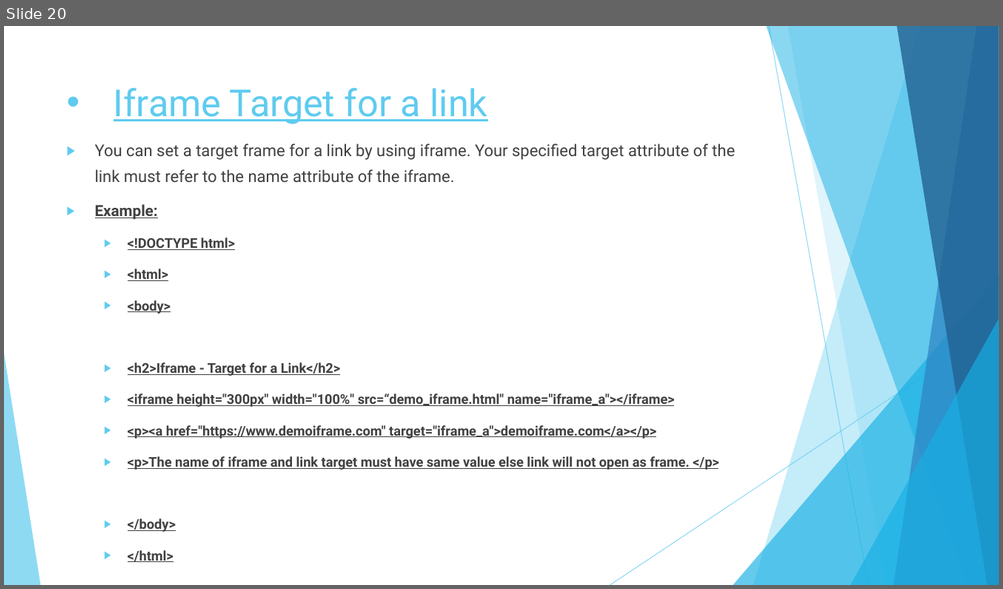
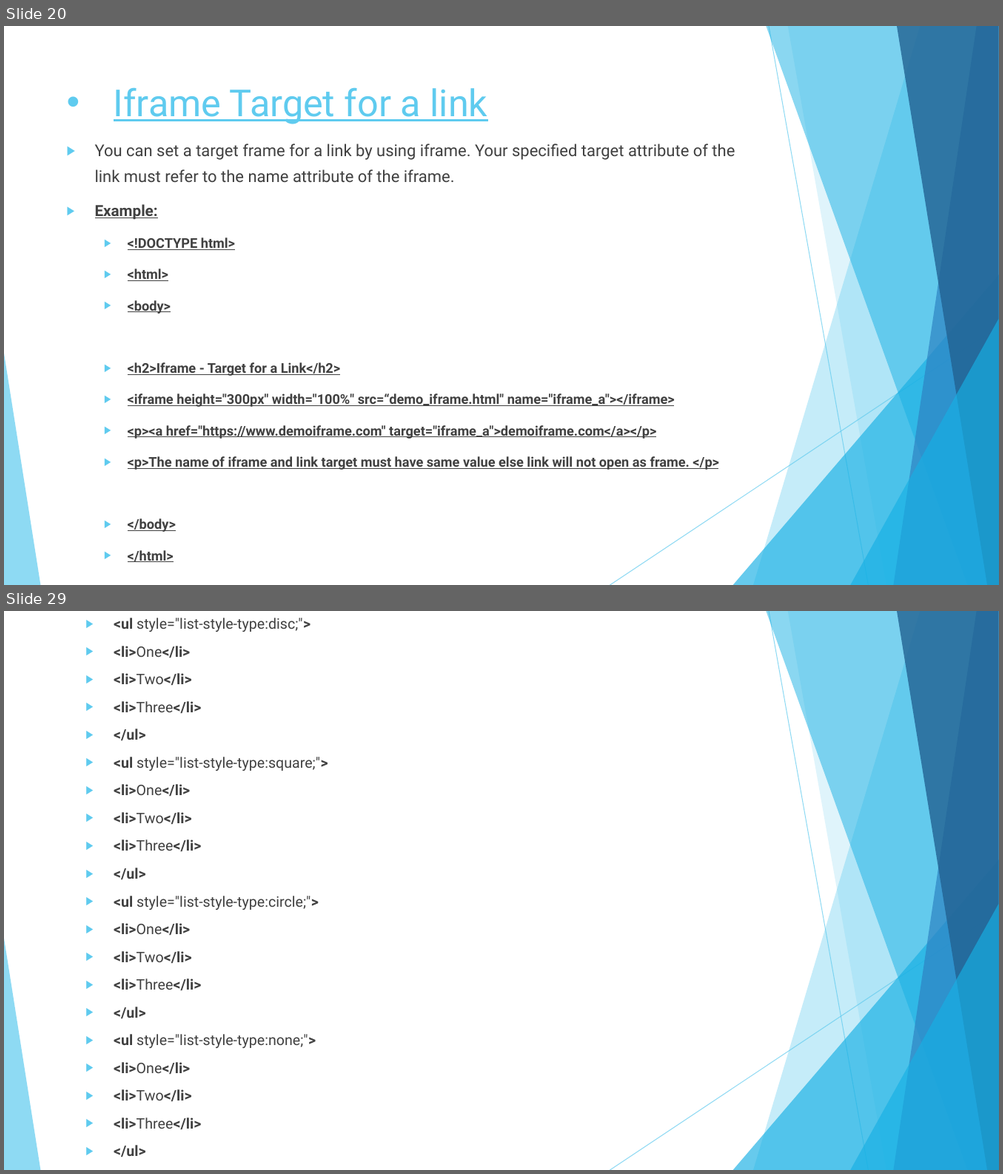
Before and after one commit to bhavikavasani/assignment_module1HTML, a slide deck: ASSIGNMENT.pptx. Shown one above the other, each under a label of ours: slide 20 before the commit, slides 20 and 29 after it; the slides between them are not shown. The pictures are 1003x589 and 1003x1174 pixels, drawn with LibreOffice and Linux fonts; fonts in the diff are those of the drawing. Boxes give left, top, right and bottom in pixels: in the first picture for what was removed or moved away, otherwise in the second. Text is boxed around its words. In the diff, an @@ line names an element or a change of style, - is before the commit and + after.

```diff
--- a/ASSIGNMENT.pptx
+++ b/ASSIGNMENT.pptx
@@ slide 29 added at bbox=[4, 611, 999, 1170], background #FFFFFF; not listed: 10 template elements that a slide beside it also shows @@
@@ text added at bbox=[114, 618, 328, 1157], 14 pt, text #404040 @@
+▶ <ul style="list-style-type:disc;">
+▶ <li>One</li>
+▶ <li>Two</li>
+▶ <li>Three</li>
+▶ </ul>
+▶ <ul style="list-style-type:square;">
+▶ <li>One</li>
+▶ <li>Two</li>
+▶ <li>Three</li>
+▶ </ul>
+▶ <ul style="list-style-type:circle;">
+▶ <li>One</li>
+▶ <li>Two</li>
+▶ <li>Three</li>
+▶ </ul>
+▶ <ul style="list-style-type:none;">
+▶ <li>One</li>
+▶ <li>Two</li>
+▶ <li>Three</li>
+▶ </ul>
```
Also in this commit, not shown: 1 slide changed, 27 other slides added.
